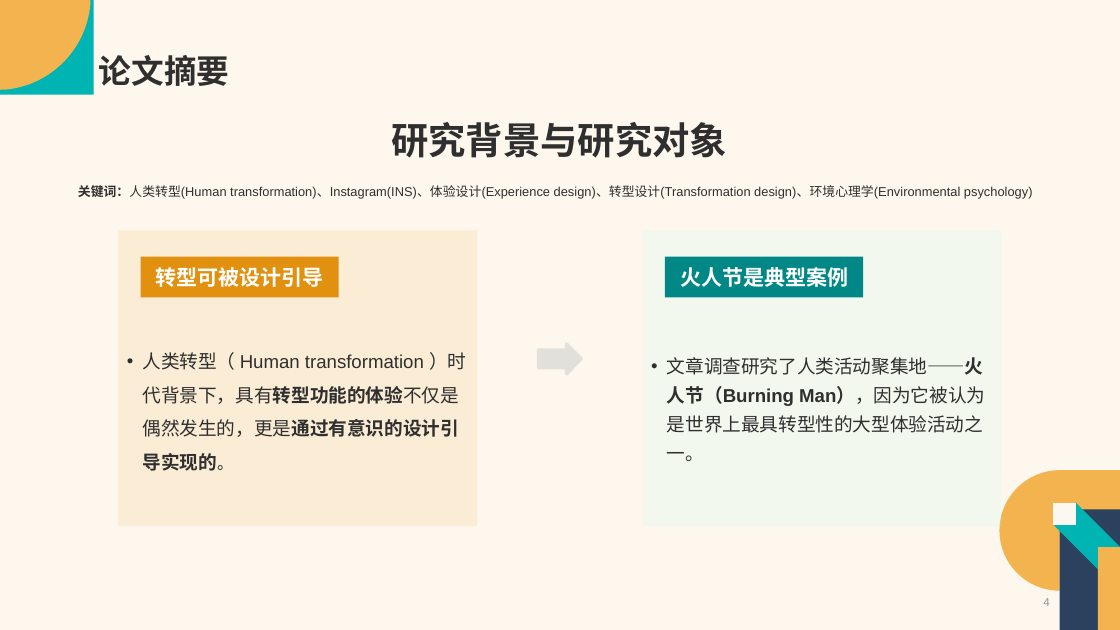
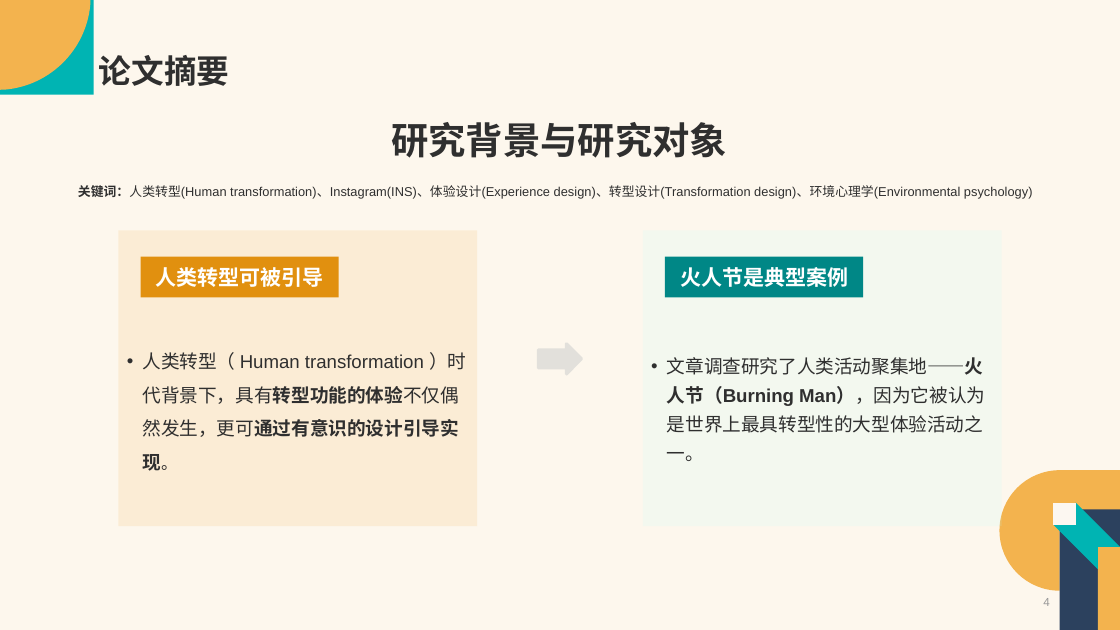
Before and after one commit to Vaelubo/Research, a slide deck: slide 4 of SSCI文章汇报-卢波.pptx. Drawn at 1120x630 pixels with LibreOffice and Linux fonts; fonts in the diff are those of the drawing. Boxes give left, top, right and bottom in pixels: in the first picture for what was removed or moved away, otherwise in the second. Text is boxed around its words. In the diff, an @@ line names an element or a change of style, - is before the commit and + after.

```diff
--- a/SSCI文章汇报-卢波.pptx
+++ b/SSCI文章汇报-卢波.pptx
@@ text in rectangle at [156, 267, 324, 287]: text changed @@
-转型可被设计引导
+人类转型可被引导
@@ text in rectangle at [143, 352, 466, 471]: text changed @@
-• 人类转型（ Human transformation ）时代背景下，具有转型功能的体验不仅是偶然发生的，更是通过有意识的设计引导实现的。
+• 人类转型（ Human transformation ）时代背景下，具有转型功能的体验不仅偶然发生，更可通过有意识的设计引导实现。
```
Also in this commit, not shown: 17 other slides changed, 2 other files.
